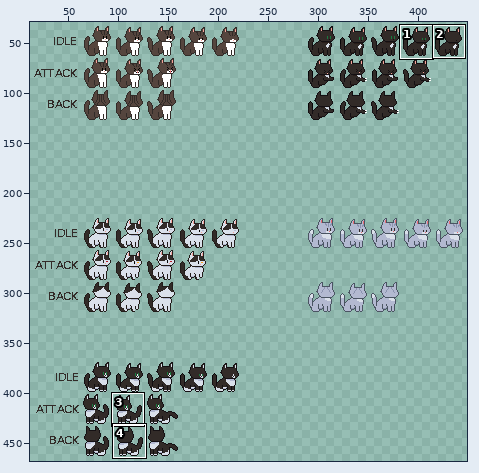
File history of a sprite sheet, Assets/Cats/SpriteSheet.png. The picture above shows the old version from afar; the outline marks the close-up.
Close-up. The starting point:
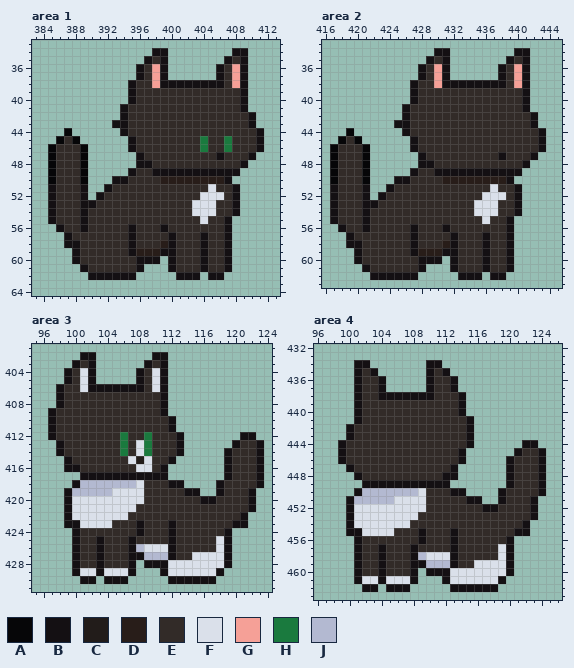
The file is 640x640 pixels. Shown: area 1: x 383..413, y 33..64; area 2: x 416..445, y 33..63; area 3: x 95..124, y 401..431; area 4: x 96..126, y 432..463. The wide view leaves out empty margins. The commit also changed other parts of the picture, which this record leaves out.
Palette (. is transparent): A #060608  B #141013  C #221c1a  D #281d19  E #322b28  F #dae0ea  G #f5a097  H #1a7a3e  J #b3b9d1
Pixels before, area 1, first column x 385:
34 .............BB........BB..
35 ............BEB.......BEB..
36 ...........BEGB......BEGB..
37 ...........BEGB......BEGB..
38 ..........BEEGBBBBBBBBEGB..
39 ..........BEEEEEEEEEEEEEB..
40 ..........BEEEEEEEEEEEEEB..
41 .........BEEEEEEEEEEEEEEB..
42 .........BEEEEEEEEEEEEEEEB.
43 ........BBEEEEEEEEEEEEEEEB.
44 ..A......BEEEEEEEEEEEEEEEEB
45 .AEA......BEEEEEEEEHEEHEEEB
46 AEEEA.....BEEEEEEEEHEEHEEEB
47 AEEEA......BEEEEEEEEEBEEEB.
48 AEEEA......BBEEEEEEEEEEEB..
49 AEEEA.....BEEBBBBBBBBBBB...
50 AEEEA...BBEEEEDDDDDDDDB....
51 BEEEB..BEEEEEEEEEEEEFEEB...
52 BEEEB.BEEEEEEEEEEEEFFFEB...
53 BEEEBBEEEEEEEEEEEEFFFEEB...
54 BEEEBEEEEEEEEEEEEEFFFEEB...
55 BEEEBEEEEEEEEEEEEEEFEEB....
56 .BEEBEEEEEBEEEBEEEEEEEB....
57 ..BEEEEEEEBEEEEBEEEBEEB....
58 ..BBEEEEEEBEEEDBEEEBEEB....
59 ...BEEEEEEBDDDBBEEEBEEB....
60 ...BEEEEEEEBBB.BEEEBEEB....
61 ....BEEEEEEB...BEEEBEEB....
62 .....BBBBBB.....BBB.BB.....
Pixels before, area 2, first column x 417:
34 .............BB........BB..
35 ............BEB.......BEB..
36 ...........BEGB......BEGB..
37 ...........BEGB......BEGB..
38 ..........BEEGBBBBBBBBEGB..
39 ..........BEEEEEEEEEEEEEB..
40 ..........BEEEEEEEEEEEEEB..
41 .........BEEEEEEEEEEEEEEB..
42 .........BEEEEEEEEEEEEEEEB.
43 ........BBEEEEEEEEEEEEEEEB.
44 ..A......BEEEEEEEEEEEEEEEEB
45 .AEA......BEEEEEEEEEEEEEEEB
46 AEEEA.....BEEEEEEEEEEEEEEEB
47 AEEEA......BEEEEEEEEEBEEEB.
48 AEEEA......BBEEEEEEEEEEEB..
49 AEEEA.....BEEBBBBBBBBBBB...
50 AEEEA...BBEEEEDDDDDDDDB....
51 BEEEB..BEEEEEEEEEEEEFEEB...
52 BEEEB.BEEEEEEEEEEEEFFFEB...
53 BEEEBBEEEEEEEEEEEEFFFEEB...
54 BEEEBEEEEEEEEEEEEEFFFEEB...
55 BEEEBEEEEEEEEEEEEEEFEEB....
56 .BEEBEEEEEBEEEBEEEEEEEB....
57 ..BEEEEEEEBEEEEBEEEBEEB....
58 ..BBEEEEEEBEEEDBEEEBEEB....
59 ...BEEEEEEBDDDBBEEEBEEB....
60 ...BEEEEEEEBBB.BEEEBEEB....
61 ....BEEEEEEB...BEEEBEEB....
62 .....BBBBBB.....BBB.BB.....
Pixels before, area 3, first column x 97:
402 ....BB.......BB............
403 ...BEB......BEB............
404 ..BEFB.....BEFB............
405 ..BEFB.....BEFB............
406 .BEEFBBBBBBBEFB............
407 .BEEEEEEEEEEEEB............
408 .BEEEEEEEEEEEEB............
409 BEEEEEEEEEEEEEB............
410 BEEEEEEEEEEEEEEB...........
411 BEEEEEEEEEEEEEEB...........
412 BEEEEEEEEHEEHEEEB.......BB.
413 .BEEEEEEEHEFHEEEB......BEEB
414 .BEEEEEEEHEFHEEEB.....BEEEB
415 ..BEEEEEEEFCFEEB......BEEEB
416 ..BBEEEEEEEFFEB.......BEEEB
417 ....BBBBBBBBBBB.......BEEEB
418 ...BJJJJJJJFEEEBB....BEEEEB
419 ..BJJJJJFFFFEEEEEBB..BEEEB.
420 ..BFFFFFFFFFEEEEEEEBBEEEEB.
421 ..BFFFFFFFFEEEEEEEEEEEEEEB.
422 ..BFFFFFFFEEEEEEEEEEEEEEB..
423 ..BBFFFFEEEBEEEBEEEEEEEBB..
424 ...BEEEEEEEBEEEBEEEEEEB....
425 ...BEEBEEEBEEEEBEEEEEFB....
426 ...BEEBEEEBJFFFBEEEEEFB....
427 ...BEEBEEEBBJJJBEEFFFFB....
428 ...BEEBEEEB.BBBFFFFFFFB....
429 ...BFFBFFFB...BFFFFFFB.....
430 ....BB.BBB.....BBBBBB......
Pixels before, area 4, first column x 99:
434 ..BB.......BB.............
435 ..BEB......BEB............
436 ..BEEB.....BEEB...........
437 ..BEEB.....BEEB...........
438 ..BEEBBBBBBBEEEB..........
439 ..BEEEEEEEEEEEEB..........
440 ..BEEEEEEEEEEEEB..........
441 ..BEEEEEEEEEEEEEB.........
442 .BEEEEEEEEEEEEEEB.........
443 .BEEEEEEEEEEEEEEB.........
444 BEEEEEEEEEEEEEEEB......BB.
445 BEEEEEEEEEEEEEEB......BEEB
446 BEEEEEEEEEEEEEEB.....BEEEB
447 .BEEEEEEEEEEEEB......BEEEB
448 ..BEEEEEEEEEEBB......BEEEB
449 ...BBBBBBBBBBB.......BEEEB
450 ..BJJJJJJJFEEEBB....BEEEEB
451 .BJJJJJFFFFEEEEEBB..BEEEB.
452 .BFFFFFFFFFEEEEEEEBBEEEEB.
453 .BFFFFFFFFEEEEEEEEEEEEEEB.
454 .BFFFFFFFEEEEEEEEEEEEEEB..
455 .BBFFFFEEEBEEEBEEEEEEEBB..
456 ..BEEEEEEEBEEEBEEEEEEB....
457 ..BEEBEEEBEEEEBEEEEEFB....
458 ..BEEBEEEBJFFFBEEEEEFB....
459 ..BEEBEEEBBJJJBEEFFFFB....
460 ..BEEBEEEB.BBBFFFFFFFB....
461 ..BFFBFFFB...BFFFFFFB.....
462 ...BB.BBB.....BBBBBB......
Once edited:
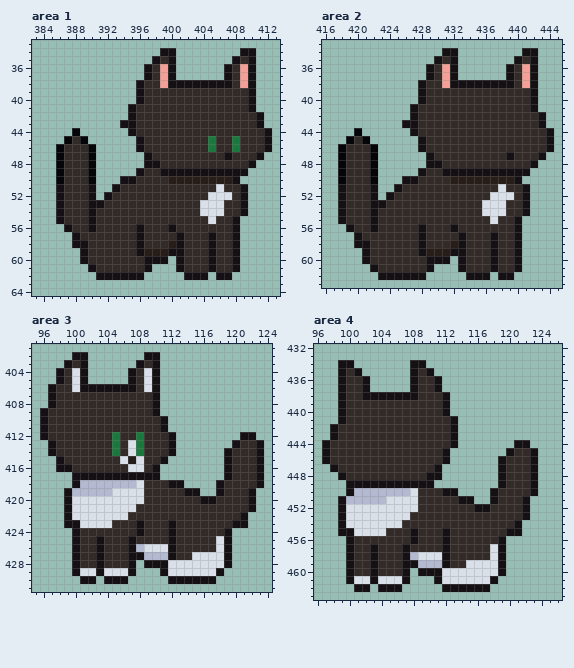
The edit:
Changed rows in their new state; - is an unchanged pixel.
Area 1:
first column x 385:
34 -------------.-B-------.-B--
35 ------------.BEB------.BEB--
36 -----------.BEGB-----.BEGB--
37 -----------.BEGB-----.BEGB--
38 ----------.B-EG-------BEGB--
39 ----------.B------------EB--
40 ----------.B------------EB--
41 ---------.B-------------EB--
42 ---------.B--------------EB-
43 --------.-B--------------EB-
44 --.A-----.B---------------EB
45 -.AEA-----.B-------EH-EH--EB
46 .A--EA----.B-------EH-EH--EB
47 .A--EA-----.B--------EB--EB-
48 .A--EA-----.-B----------EB--
49 .A--EA----.B-E----------B---
50 .A--EA--.-B---E-------DB----
51 .B--EB-.B-----------EF-EB---
52 .B--EB.B-----------E--FEB---
53 .B--E-B-----------E--F-EB---
54 .B--EB------------E--F-EB---
55 .B--EB-------------EF-EB----
56 -.B-EB----EB--EB------EB----
57 --.B------EB---EB--EB-EB----
58 --.-B-----EB--EDB--EB-EB----
59 ---.B-----EB--D-B--EB-EB----
60 ---.B------E--B.B--EB-EB----
61 ----.B-----EB--.B--EB-EB----
62 -----.-----B----.--B.-B-----
Area 2:
first column x 417:
34 -------------.-B-------.-B--
35 ------------.BEB------.BEB--
36 -----------.BEGB-----.BEGB--
37 -----------.BEGB-----.BEGB--
38 ----------.B-EG-------BEGB--
39 ----------.B------------EB--
40 ----------.B------------EB--
41 ---------.B-------------EB--
42 ---------.B--------------EB-
43 --------.-B--------------EB-
44 --.A-----.B---------------EB
45 -.AEA-----.B--------------EB
46 .A--EA----.B--------------EB
47 .A--EA-----.B--------EB--EB-
48 .A--EA-----.-B----------EB--
49 .A--EA----.B-E----------B---
50 .A--EA--.-B---E-------DB----
51 .B--EB-.B-----------EF-EB---
52 .B--EB.B-----------E--FEB---
53 .B--E-B-----------E--F-EB---
54 .B--EB------------E--F-EB---
55 .B--EB-------------EF-EB----
56 -.B-EB----EB--EB------EB----
57 --.B------EB---EB--EB-EB----
58 --.-B-----EB--EDB--EB-EB----
59 ---.B-----EB--D-B--EB-EB----
60 ---.B------E--B.B--EB-EB----
61 ----.B-----EB--.B--EB-EB----
62 -----.-----B----.--B.-B-----
Area 3:
first column x 96:
402 ----B-.------B-.--
403 ---BEB.-----BEB.--
404 --BEFB.----BEFB.--
405 --BEFB.----BEFB.--
406 -BE-FB------EFB.--
407 -BE-----------B.--
408 -BE-----------B.--
409 BE------------B.--
410 BE-------------B.-
411 BE-------------B.-
412 BE-------HE-HE--B.
413 -BE------HEFHE--B.
414 -BE------HEFHE--B.
415 --BE------FCFE-B.-
416 --B-E------F-EB.--
417 ----B----------.--
Area 4:
first column x 97:
434 --BB..-----BB..-------------
435 --BE-..----BE-..------------
436 --BEEB..---BEEB..-----------
437 --BEEB..---BEEB..-----------
438 --BEEBB-----EE-B..----------
439 --BEE----------B..----------
440 --BEE----------B..----------
441 --BEE-----------B..---------
442 -BEE------------B..---------
443 -BEE------------B..---------
444 BEE-------------B..-----B-.-
445 BEE------------B..-----BE-B.
446 BEE------------B..----BE--B.
447 -BEE----------B..-----BE--B.
448 --BEE--------BB..-----BE--B.
449 ---BB---------..------BE--B.
450 ---BJ------FE--B-.---BE---B.
451 --BJ----F---E----B-.-BE--B.-
452 --BF--------E------B-E---B.-
453 --BF-------E-------------B.-
454 --BF------E-------------B.--
455 --B-F---E--BE--BE------B-.--
456 ---BE------BE--BE-----B.----
457 ---BE-BE--BE---BE----FB.----
458 ---BE-BE--BJF--BE----FB.----
459 ---BE-BE--B-J--BE-F---B.----
460 ---BE-BE--B.B--F------B.----
461 ---BF-BF--B.--BF-----B.-----
462 ----B-.B--.----B-----.------
